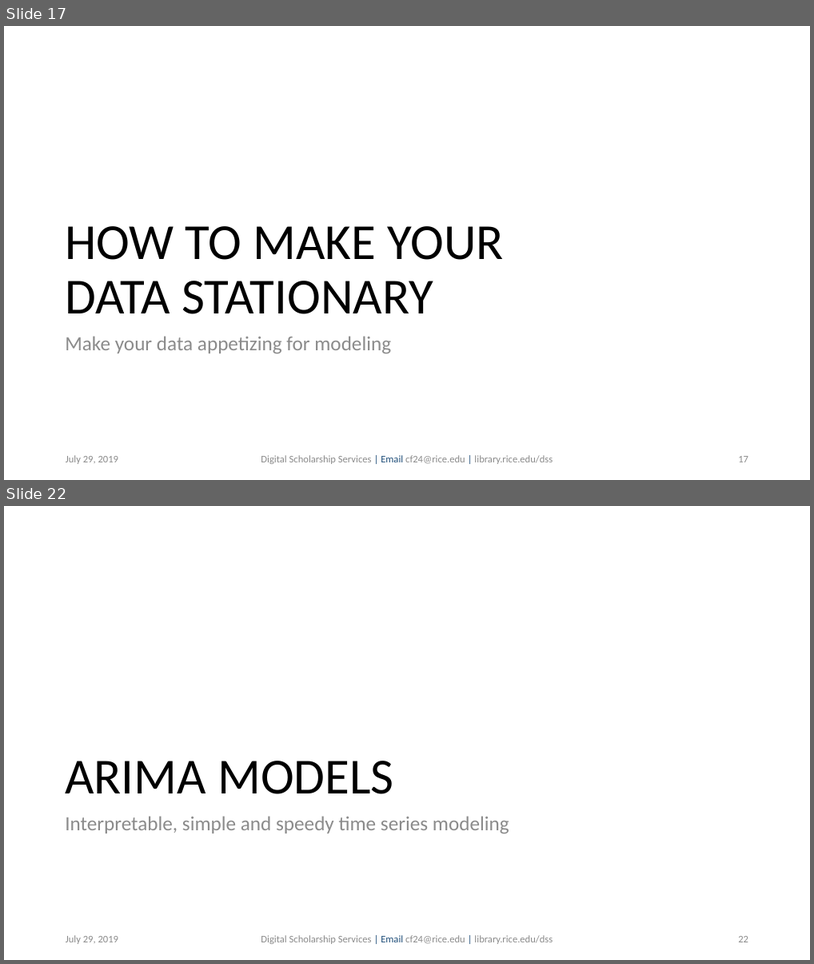
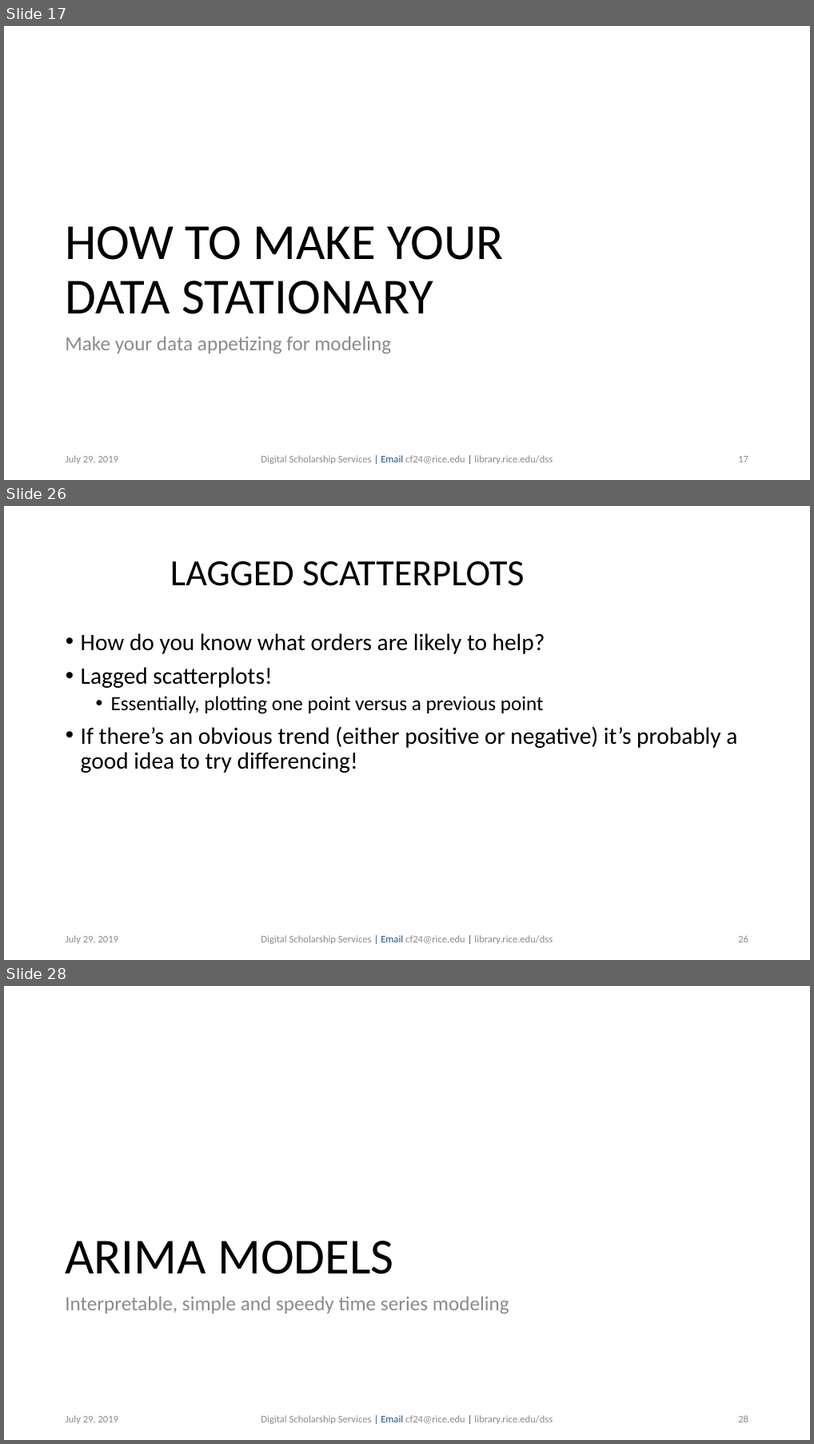
Before and after one commit to bakitybacon/rice-data-and-donuts, a slide deck: tsa/Introduction to Time Series Analysis.pptx. Shown one above the other, each under a label of ours: slides 17 and 22 before the commit, slides 17, 26 and 28 after it; the slides between them are not shown. The pictures are 814x964 and 814x1444 pixels, drawn with LibreOffice and Linux fonts; fonts in the diff are those of the drawing; background and template pictures are left out. Boxes give left, top, right and bottom in pixels: in the first picture for what was removed or moved away, otherwise in the second. Text is boxed around its words. In the diff, an @@ line names an element or a change of style, - is before the commit and + after.

```diff
--- a/tsa/Introduction to Time Series Analysis.pptx
+++ b/tsa/Introduction to Time Series Analysis.pptx
@@ slide 26 added at bbox=[4, 506, 810, 960], background #FFFFFF @@
@@ title added at bbox=[170, 561, 524, 586], 44 pt, text #000000 @@
+LAGGED SCATTERPLOTS
@@ text added at bbox=[81, 633, 738, 772], 28 pt, text #000000 @@
+• How do you know what orders are likely to help?
+• Lagged scatterplots!
+  • Essentially, plotting one point versus a previous point
+• If there’s an obvious trend (either positive or negative) it’s probably a good idea to try differencing!
@@ text added at bbox=[66, 935, 119, 944], 12 pt, text #8C8C8C @@
+July 29, 2019
@@ text added at bbox=[261, 935, 553, 944], 12 pt, text #8C8C8C @@
+Digital Scholarship Services | Email cf24@rice.edu | library.rice.edu/dss
@@ page number added at bbox=[738, 935, 749, 942], 12 pt, text #8C8C8C @@
+26
@@ what was slide 22 is now slide 28 @@
@@ page number at bbox=[738, 1415, 749, 1422]: text changed @@
-22
+28
```
Also in this commit, not shown: 6 slides changed, 11 other slides added.
